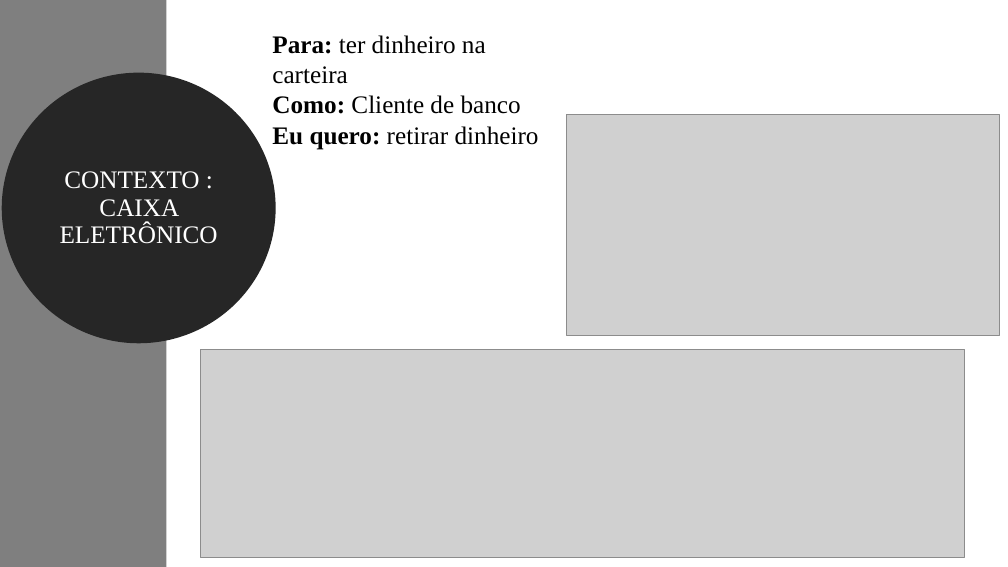
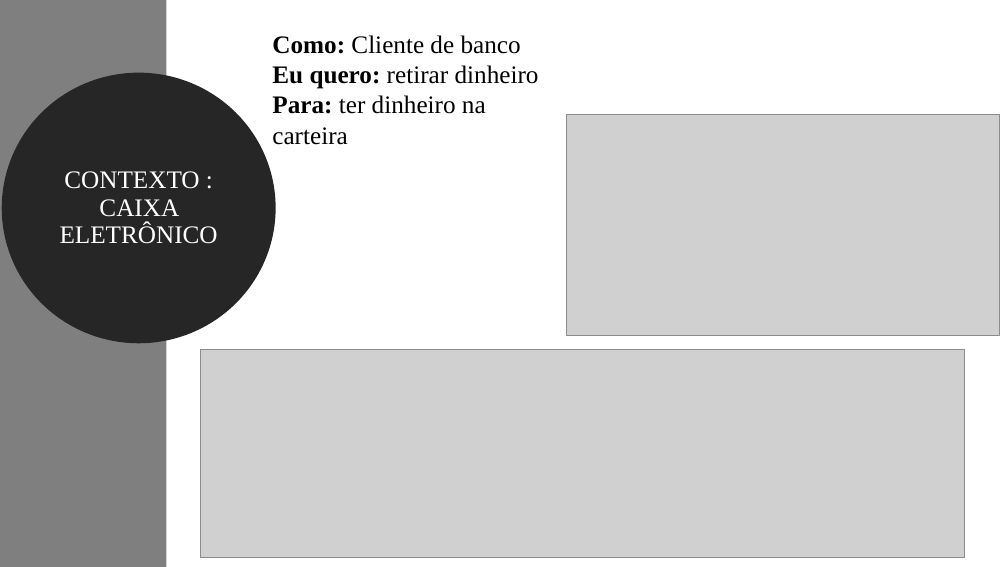
Before and after one commit to feevars/fatec4SEM, a slide deck: slide 6 of 2SEM/IES100 - Engenharia de Software I/BDD - Behavior Driven Development/apresentacao-oficial_BDD.pptx. Drawn at 1008x567 pixels with LibreOffice and Linux fonts; fonts in the diff are those of the drawing; grey boxes stand for pictures. Boxes give left, top, right and bottom in pixels: in the first picture for what was removed or moved away, otherwise in the second. Text is boxed around its words. In the diff, an @@ line names an element or a change of style, - is before the commit and + after.

```diff
--- a/2SEM/IES100 - Engenharia de Software I/BDD - Behavior Driven Development/apresentacao-oficial_BDD.pptx
+++ b/2SEM/IES100 - Engenharia de Software I/BDD - Behavior Driven Development/apresentacao-oficial_BDD.pptx
@@ text at (x1=272, y1=35, x2=539, y2=145): text changed @@
-Para: ter dinheiro na carteira
-Como: Cliente de banco
-Eu quero: retirar dinheiro
+Como: Cliente de banco
+Eu quero: retirar dinheiro
+Para: ter dinheiro na carteira
```
Also in this commit, not shown: 1 other slide changed.
